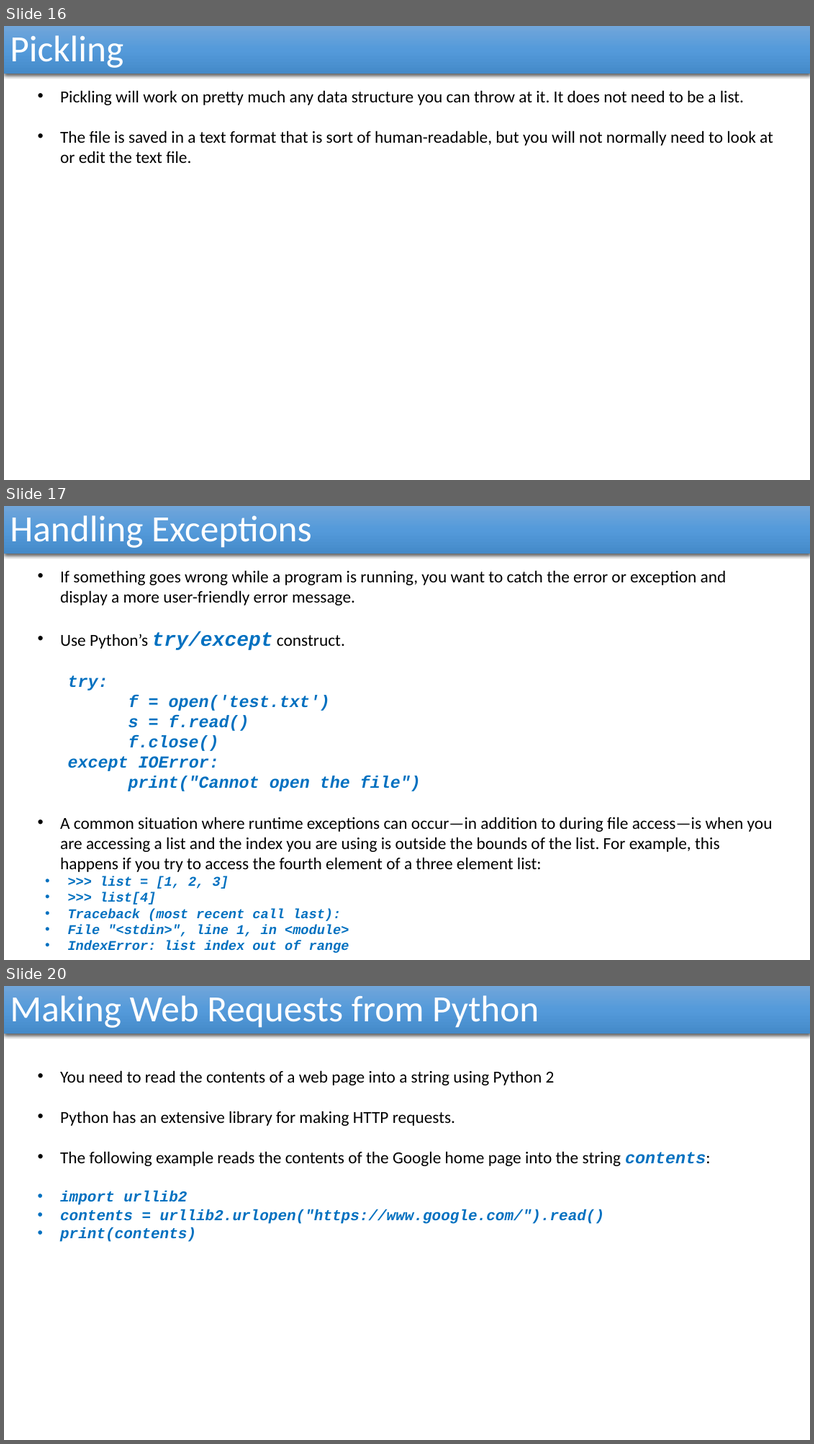
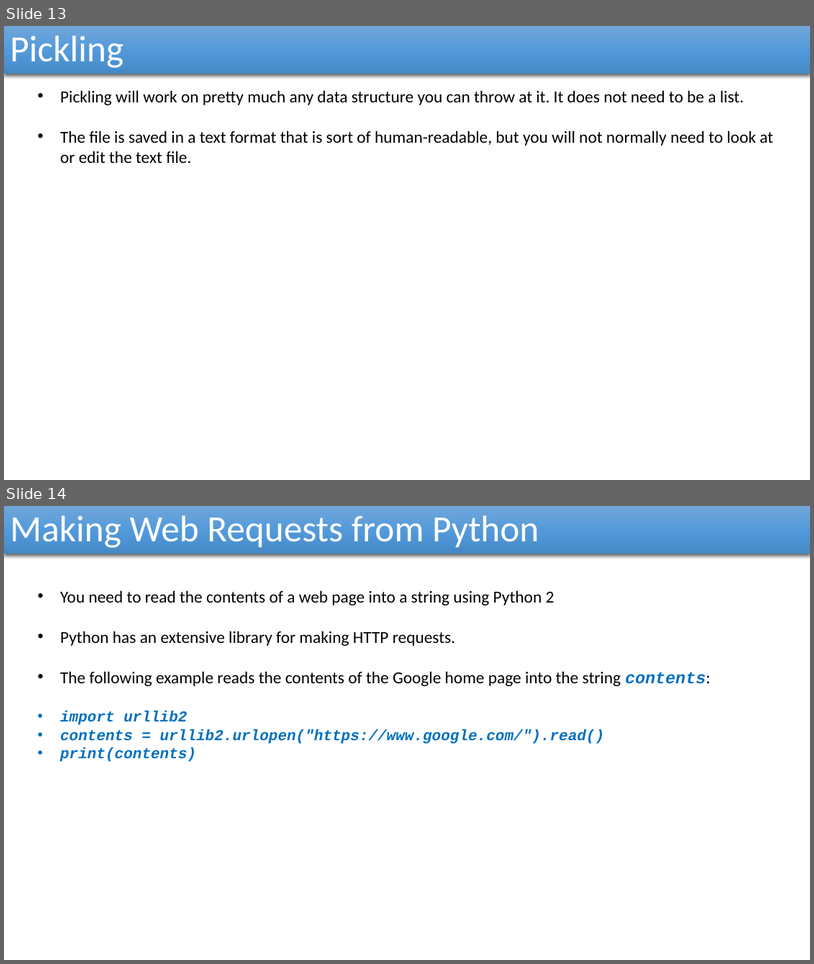
Before and after one commit to reza-arjmandi/rpi-course, a slide deck: session4/presentaion/Python_Advanced.pptx. Shown one above the other, each under a label of ours: slides 16, 17 and 20 before the commit, slides 13 and 14 after it; the slides between them are not shown. The pictures are 814x1444 and 814x964 pixels, drawn with LibreOffice and Linux fonts; fonts in the diff are those of the drawing. Boxes give left, top, right and bottom in pixels: in the first picture for what was removed or moved away, otherwise in the second. Text is boxed around its words. In the diff, an @@ line names an element or a change of style, - is before the commit and + after.

Commit message:
python basics presentation updated

```diff
--- a/session4/presentaion/Python_Advanced.pptx
+++ b/session4/presentaion/Python_Advanced.pptx
@@ slide 17 removed at box(4, 506, 810, 960), background #FFFFFF @@
@@ rectangle removed at box(4, 506, 810, 554) @@
-Handling Exceptions
@@ text removed at box(60, 570, 773, 952) @@
-• If something goes wrong while a program is running, you want to catch the error or exception and display a more user-friendly error message.
-• Use Python’s try/except construct.
-  try:
-  f = open('test.txt')
-  s = f.read()
-  f.close()
-  except IOError:
-  print("Cannot open the file")
-• A common situation where runtime exceptions can occur—in addition to during file access—is when you are accessing a list and the index you are using is outside the bounds of the list. For example, this happens if you try to access the fourth element of a three element list:
-  • >>> list = [1, 2, 3]
-  • >>> list[4]
-  • Traceback (most recent call last):
-  • File "<stdin>", line 1, in <module>
-  • IndexError: list index out of range
@@ what was slide 16 is now slide 13 @@
@@ what was slide 20 is now slide 14 @@
```
Also in this commit, not shown: 5 other slides removed, 2 other files.
